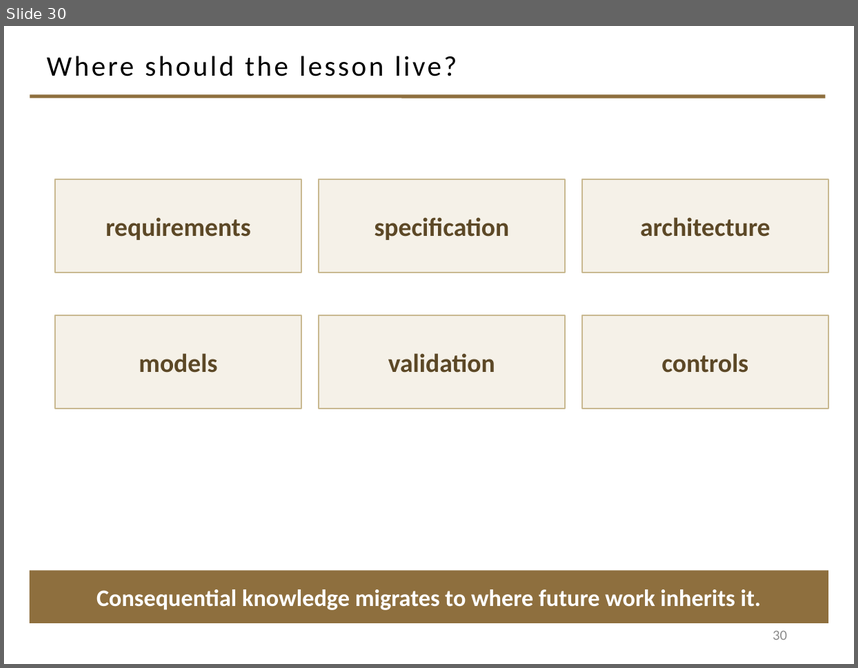
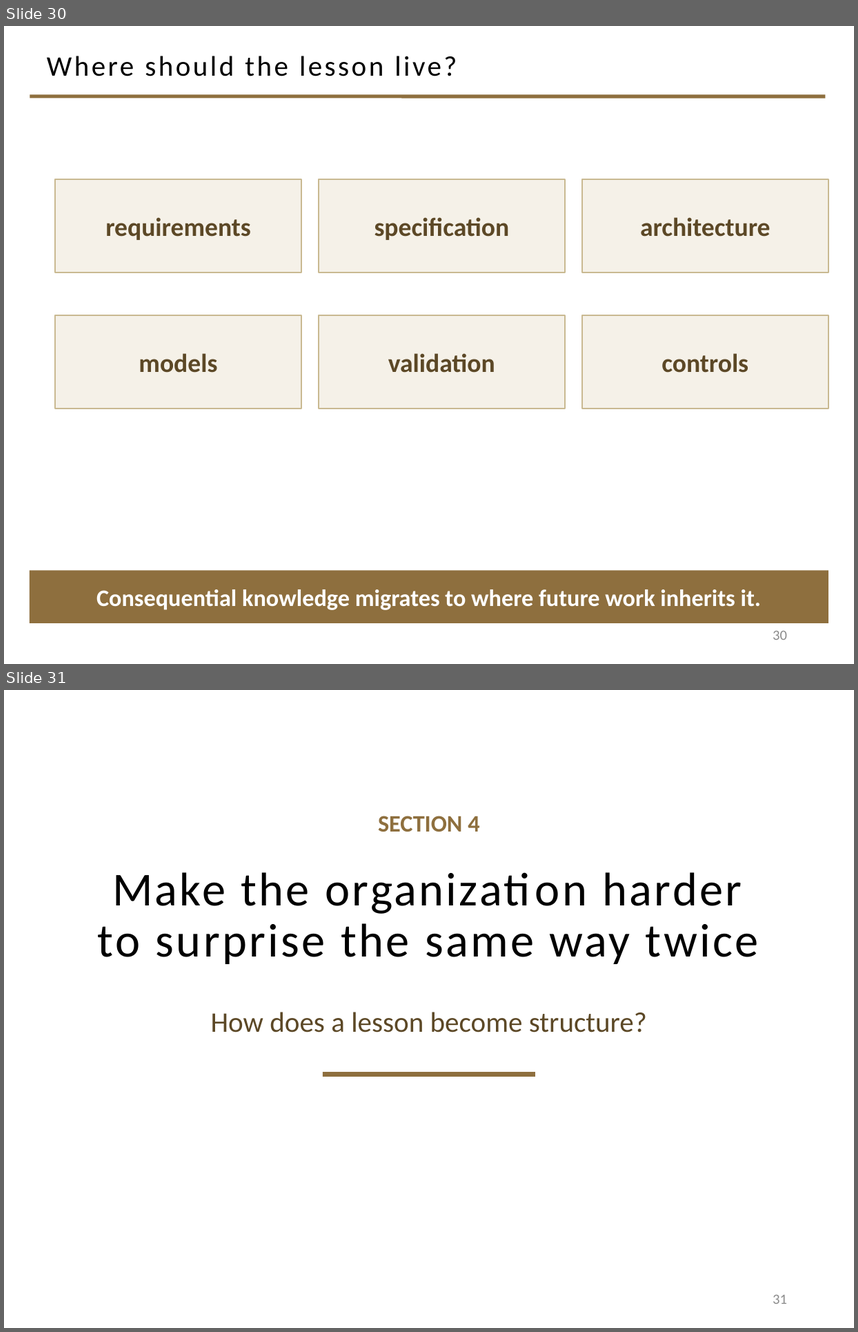
Before and after one commit to davisjam/model-based-agentic-software-engineering, a slide deck: course/lectures/act-2-delegation-and-control/04-failure-aware-engineering/2-4-Failure-Aware-Engineering.pptx. Shown one above the other, each under a label of ours: slide 30 before the commit, slides 30 and 31 after it. The pictures are 858x668 and 858x1332 pixels, drawn with LibreOffice and Linux fonts; fonts in the diff are those of the drawing; background and template pictures are left out. Boxes give left, top, right and bottom in pixels: in the first picture for what was removed or moved away, otherwise in the second. Text is boxed around its words. In the diff, an @@ line names an element or a change of style, - is before the commit and + after.

Commit message:
deck 2-4: movement 4 — governance conversion climax + modeling-loop closing figure (slides 31-38)

```diff
--- a/course/lectures/act-2-delegation-and-control/04-failure-aware-engineering/2-4-Failure-Aware-Engineering.pptx
+++ b/course/lectures/act-2-delegation-and-control/04-failure-aware-engineering/2-4-Failure-Aware-Engineering.pptx
@@ slide 31 added at (4, 690, 854, 1328), background #FFFFFF @@
@@ text added at (378, 816, 479, 832), 20 pt, text #8E6F3E, bold @@
+SECTION 4
@@ title added at (98, 872, 759, 964), 40 pt, text #000000 @@
+Make the organization harder to surprise the same way twice
@@ text added at (211, 1012, 647, 1032), 24 pt, text #5C4826 @@
+How does a lesson become structure?
@@ rectangle added at (323, 1072, 535, 1077), fill #8E6F3E @@
@@ page number added at (773, 1294, 787, 1303), 12 pt, text #8C8C8C @@
+31
```
Also in this commit, not shown: 7 other slides added.
